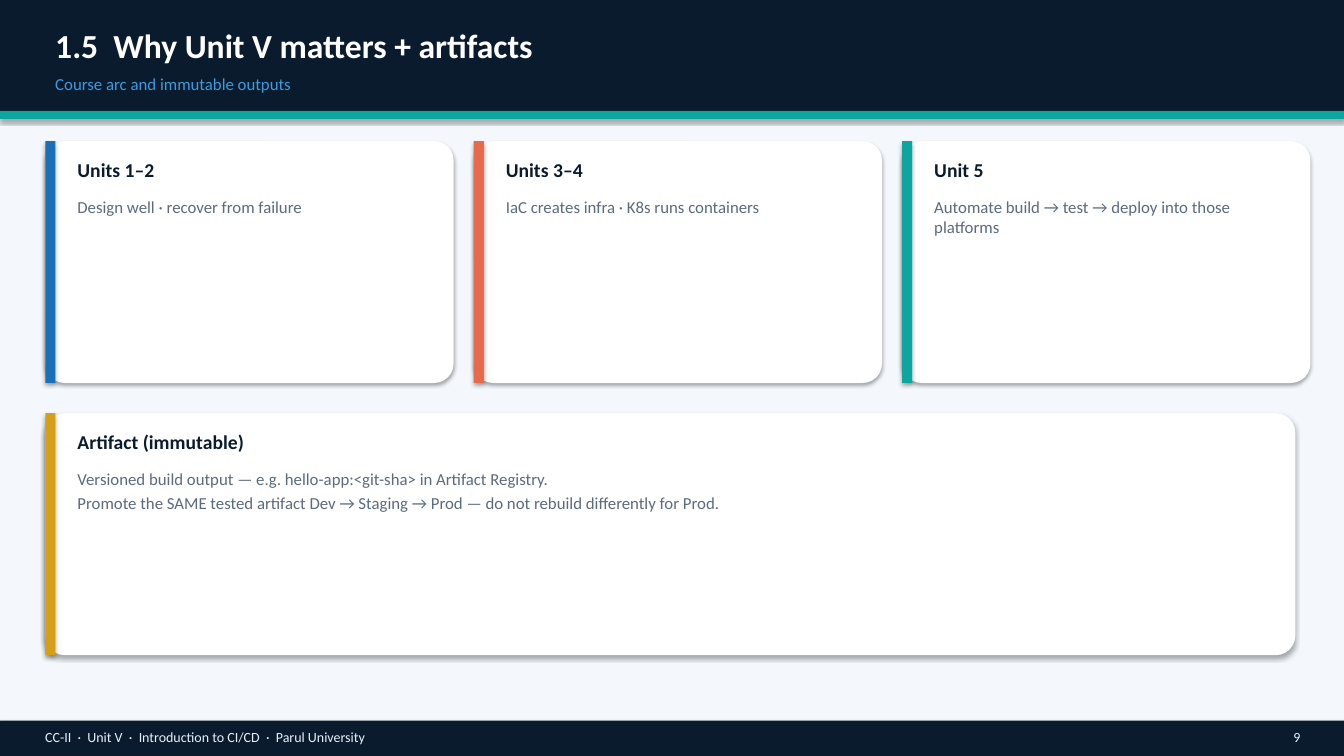
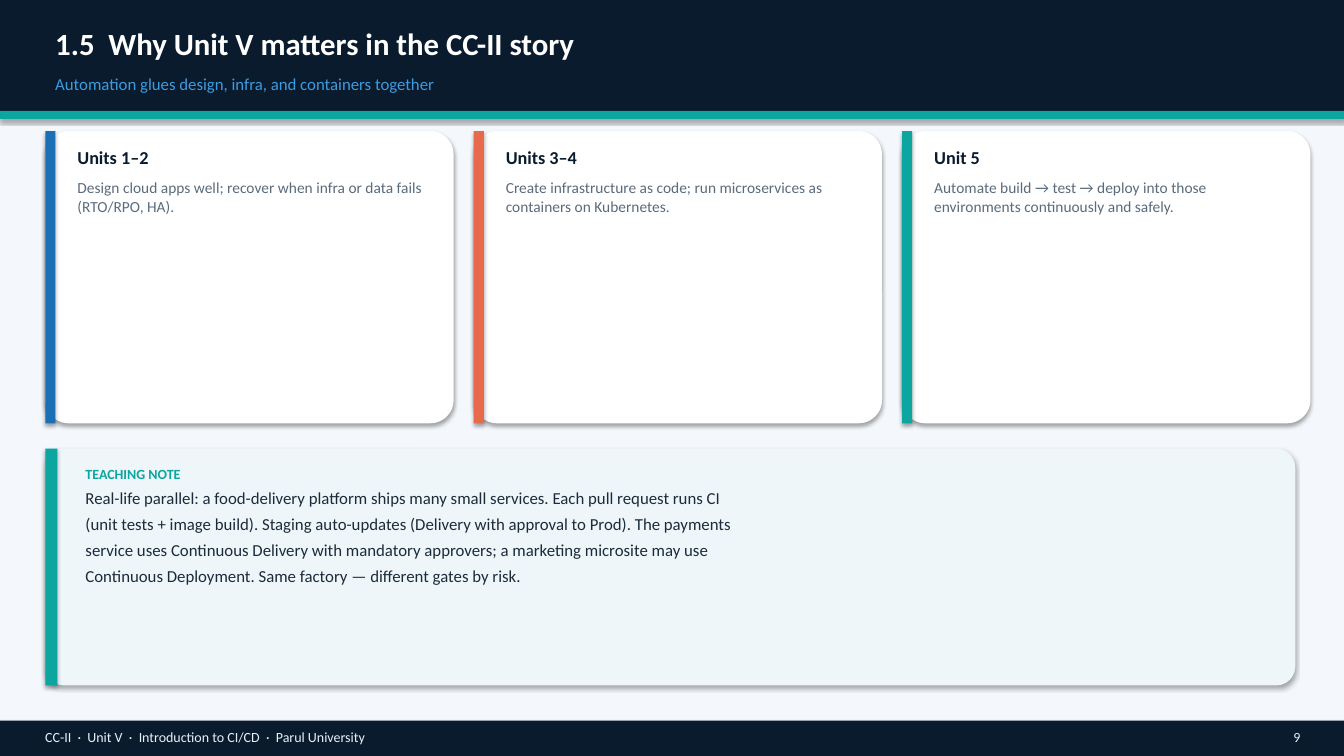
Before and after one commit to professorbhakta/cloud-II, a slide deck: slide 9 of ppt/CC-II-Unit-V-Introduction-to-CI-CD.pptx. Drawn at 1344x756 pixels with LibreOffice and Linux fonts; fonts in the diff are those of the drawing. Boxes give left, top, right and bottom in pixels: in the first picture for what was removed or moved away, otherwise in the second. Text is boxed around its words. In the diff, an @@ line names an element or a change of style, - is before the commit and + after.

```diff
--- a/ppt/CC-II-Unit-V-Introduction-to-CI-CD.pptx
+++ b/ppt/CC-II-Unit-V-Introduction-to-CI-CD.pptx
@@ text at bbox=[55, 33, 574, 60]: text changed; size 24 to 22 pt @@
-1.5 Why Unit V matters + artifacts
+1.5 Why Unit V matters in the CC-II story
@@ text at bbox=[55, 78, 434, 93]: text changed @@
-Course arc and immutable outputs
+Automation glues design, infra, and containers together
@@ rounded rectangle: place and size @@
-rounded rectangle at bbox=[45, 141, 454, 383]
+rounded rectangle at bbox=[45, 131, 454, 423]
@@ rectangle: place and size @@
-rectangle at bbox=[45, 141, 55, 383]
+rectangle at bbox=[45, 131, 55, 423]
@@ text "Units 1–2": place and size @@
-text "Units 1–2" at bbox=[77, 163, 155, 177]
+text "Units 1–2" at bbox=[77, 151, 148, 164]
@@ rounded rectangle: place and size @@
-rounded rectangle at bbox=[474, 141, 882, 383]
+rounded rectangle at bbox=[474, 131, 882, 423]
@@ rectangle: place and size @@
-rectangle at bbox=[474, 141, 484, 383]
+rectangle at bbox=[474, 131, 484, 423]
@@ text "Units 3–4": place and size @@
-text "Units 3–4" at bbox=[506, 163, 583, 177]
+text "Units 3–4" at bbox=[506, 151, 576, 164]
@@ rounded rectangle: place and size @@
-rounded rectangle at bbox=[902, 141, 1311, 383]
+rounded rectangle at bbox=[902, 131, 1311, 423]
@@ rectangle: place and size @@
-rectangle at bbox=[902, 141, 912, 383]
+rectangle at bbox=[902, 131, 912, 423]
@@ size 14 to 13 pt; more space between paragraphs in 3 elements at bbox=[77, 151, 148, 164], bbox=[506, 151, 576, 164], bbox=[934, 151, 980, 164] @@
@@ text "Unit 5": place and size @@
-text "Unit 5" at bbox=[934, 163, 984, 177]
+text "Unit 5" at bbox=[934, 151, 980, 164]
@@ text at bbox=[77, 182, 422, 214]: text changed; size 12 to 11 pt @@
-Design well · recover from failure
+Design cloud apps well; recover when infra or data fails (RTO/RPO, HA).
@@ text at bbox=[506, 182, 822, 212]: text changed; size 12 to 11 pt @@
-IaC creates infra · K8s runs containers
+Create infrastructure as code; run microservices as containers on Kubernetes.
@@ text at bbox=[934, 182, 1206, 215]: text changed; size 12 to 11 pt @@
-Automate build → test → deploy into those platforms
+Automate build → test → deploy into those environments continuously and safely.
@@ rounded rectangle: place and size @@
-rounded rectangle at bbox=[45, 413, 1296, 655]
+rounded rectangle at bbox=[45, 449, 1296, 686]
@@ rounded rectangle at bbox=[45, 449, 1296, 686]: fill #FFFFFF to #EEF6FA @@
@@ rectangle: place and size @@
-rectangle at bbox=[45, 413, 55, 655]
+rectangle at bbox=[45, 449, 57, 686]
@@ rectangle at bbox=[45, 449, 57, 686]: fill #D4A017 to #0DA5A0 @@
@@ text removed at bbox=[77, 473, 719, 512] @@
-Versioned build output — e.g. hello-app:<git-sha> in Artifact Registry.
-Promote the SAME tested artifact Dev → Staging → Prod — do not rebuild differently for Prod.
@@ text at bbox=[85, 470, 731, 585]: text changed; size 14 to 12 pt; text colour #0A1B2E to #1C2B3A; bold off @@
-Artifact (immutable)
+TEACHING NOTE
+Real-life parallel: a food-delivery platform ships many small services. Each pull request runs CI
+(unit tests + image build). Staging auto-updates (Delivery with approval to Prod). The payments
+service uses Continuous Delivery with mandatory approvers; a marketing microsite may use
+Continuous Deployment. Same factory — different gates by risk.
```
Also in this commit, not shown: 34 other slides changed, 2 slides added, 2 slides removed, 1 other file.
